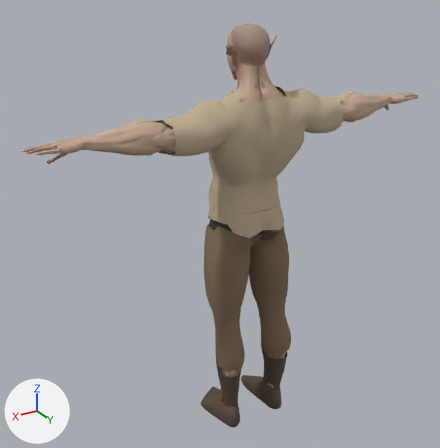
Renders of the glTF model game/models/own/races/ельф-чоловік.gltf from each side of a commit.
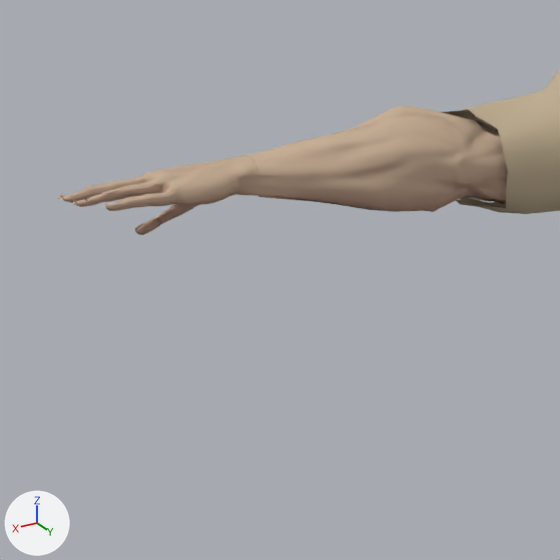
The first picture shows the older version from a 50 mm camera at (1.37, 2.07, 2.03) aimed at (0.09, -0.06, 0.96). The close-ups show the older and then the newer version on the part from 0% to 44% of the width and 18% to 62% of the height of that picture. Only the edits that show in the close-ups are written down. The lights are fixed; the arrows at lower left show +X, +Y and +Z.

In view in the first close-up: 'SuperHero_Male', 'Одяг-Сорочка'.
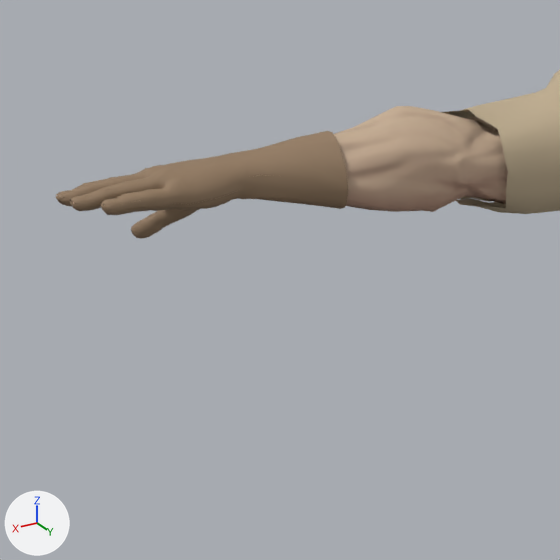
The change, as a diff of the scene's bpy script:
```diff
--- a/game/models/own/races/ельф-чоловік.gltf.py
+++ b/game/models/own/races/ельф-чоловік.gltf.py
@@ mat_рукавиці @@
+mat_рукавиці = bpy.data.materials.new('Рукавиці')
+# nodes: BsdfPrincipled, Mix, OutputMaterial, VertexColor
+# colours: brown #957c61, mixed with the vertex colours
@@ me_sphere_005_retopology_006 @@
+me_sphere_005_retopology_006.from_pydata(...)  # 2302 vertices, 3566 faces; spans x -0.93..0.93, y -0.03..0.12, z 1.37..1.49
+me_sphere_005_retopology_006.materials.append(mat_рукавиці)
@@ ob_одяг_рукавиці @@
+ob_одяг_рукавиці = bpy.data.objects.new('Одяг-Рукавиці', me_sphere_005_retopology_006)
+ob_одяг_рукавиці.location = (0.0, 0.0, 0.0)
```

Boxes (x1, y1, x2, y2) around the edits, measured in the close-ups (560 x 560 px):
'Одяг-Рукавиці', added (brown)
    after: (56, 131, 348, 239)
